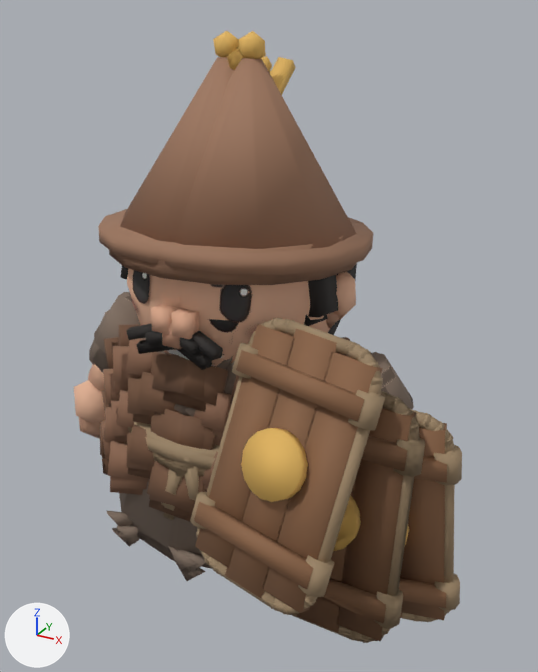
Renders of the glTF model godot3d/assets/models/yt_shield_poses.glb from each side of a commit.
One viewpoint serves both versions: a 50 mm camera at (1.157, -1.818, 1.769) aimed at (0.15, 0.011, 0.855). Every picture has the same lights, and +X, +Y and +Z are marked at lower left. The older version comes first. Vertices at exactly the same position are counted once.

Names of what the first picture shows: 'pose_1', 'pose_2', 'pose_3'.
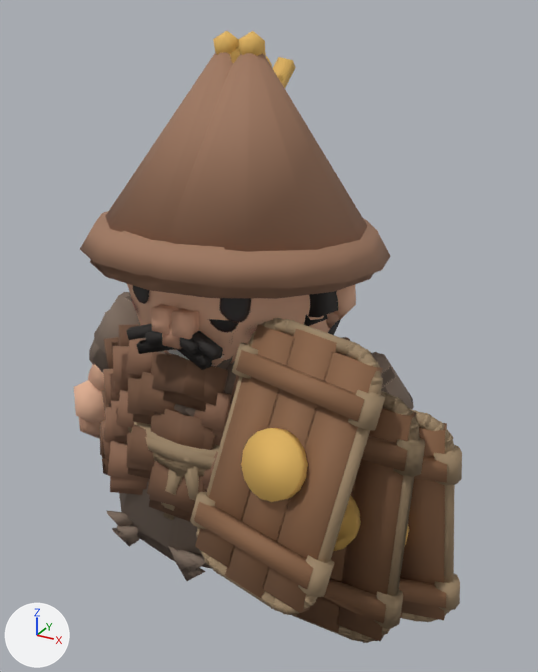
Pixel boxes [x1, y1, x2, y2] of what changed, in the pictures (538 x 672 px):
'pose_1', reshaped
    before: [89, 31, 385, 615]
    after: [80, 31, 385, 615]
'pose_0', reshaped (not visible before)
    after: [79, 46, 425, 643]
part 1 of me_cube_085, rebuilt (not visible before)
    after: [90, 260, 374, 299]
part 2 of me_cube_086, rebuilt
    before: [98, 209, 343, 263]
    after: [80, 211, 225, 276]
part 3 of me_cube_086, rebuilt (12% wider)
    before: [120, 57, 234, 242]
    after: [105, 52, 233, 241]
part 4 of me_cube_087, rebuilt (not visible afterwards)
    before: [109, 250, 357, 285]
part 5 of me_cube_088, rebuilt
    before: [117, 215, 373, 275]
    after: [123, 218, 390, 289]
part 6 of me_cube_088, rebuilt (10% wider)
    before: [174, 58, 357, 249]
    after: [166, 53, 367, 252]

The change, as a list of edits to the scene's bpy script:
```text
Change me_cube_085:
    used by ob_pose_0; location = (0.0, 0.0, 0.0)
    remove me_cube_085.from_pydata(...)  # 1635 vertices, 2688 faces; spans x -0.62..0.74, y -0.52..0.46, z 0.0..1.68
    add me_cube_085.from_pydata(...)  # 1639 vertices, 2696 faces; spans x -0.62..0.74, y -0.52..0.51, z 0.0..1.68
    me_cube_085 part 1: the loose piece of 32 vertices spanning x -0.38..0.38, y -0.31..0.46, z 1.06..1.16 is rebuilt with 32 vertices and now spans x -0.44..0.44, y -0.37..0.51, z 1.04..1.17
    other edits to the shape of me_cube_085 do not show in these pictures
Change me_cube_086:
    used by ob_pose_1; location = (0.0, 0.0, 0.0)
    remove me_cube_086.from_pydata(...)  # 1635 vertices, 2688 faces; spans x -0.64..0.64, y -0.54..0.46, z 0.0..1.71
    add me_cube_086.from_pydata(...)  # 1639 vertices, 2696 faces; spans x -0.64..0.64, y -0.54..0.51, z 0.0..1.71
    me_cube_086 part 2: the loose piece of 32 vertices spanning x -0.42..0.35, y -0.31..0.46, z 1.1..1.2 is rebuilt with 32 vertices and now spans x -0.47..0.41, y -0.37..0.51, z 1.07..1.21
    me_cube_086 part 3: the loose piece of 20 vertices spanning x -0.36..0.29, y -0.26..0.42, z 1.14..1.64 is rebuilt with 24 vertices and now spans x -0.42..0.35, y -0.31..0.46, z 1.14..1.66
Change me_cube_087:
    used by ob_pose_2; location = (0.0, 0.0, 0.0)
    remove me_cube_087.from_pydata(...)  # 1635 vertices, 2688 faces; spans x -0.62..0.74, y -0.52..0.46, z 0.0..1.68
    add me_cube_087.from_pydata(...)  # 1639 vertices, 2696 faces; spans x -0.62..0.74, y -0.52..0.51, z 0.0..1.68
    me_cube_087 part 4: the loose piece of 32 vertices spanning x -0.38..0.38, y -0.31..0.46, z 1.06..1.16 is rebuilt with 32 vertices and now spans x -0.44..0.44, y -0.37..0.51, z 1.04..1.17
    other edits to the shape of me_cube_087 do not show in these pictures
Change me_cube_088:
    used by ob_pose_3; location = (0.0, 0.0, 0.0)
    remove me_cube_088.from_pydata(...)  # 1635 vertices, 2688 faces; spans x -0.6..0.85, y -0.52..0.46, z 0.0..1.71
    add me_cube_088.from_pydata(...)  # 1639 vertices, 2696 faces; spans x -0.6..0.85, y -0.52..0.51, z 0.0..1.71
    me_cube_088 part 5: the loose piece of 32 vertices spanning x -0.35..0.42, y -0.31..0.46, z 1.1..1.2 is rebuilt with 32 vertices and now spans x -0.41..0.47, y -0.37..0.51, z 1.07..1.21
    me_cube_088 part 6: the loose piece of 20 vertices spanning x -0.29..0.36, y -0.26..0.42, z 1.14..1.64 is rebuilt with 24 vertices and now spans x -0.35..0.42, y -0.31..0.46, z 1.14..1.66
```
